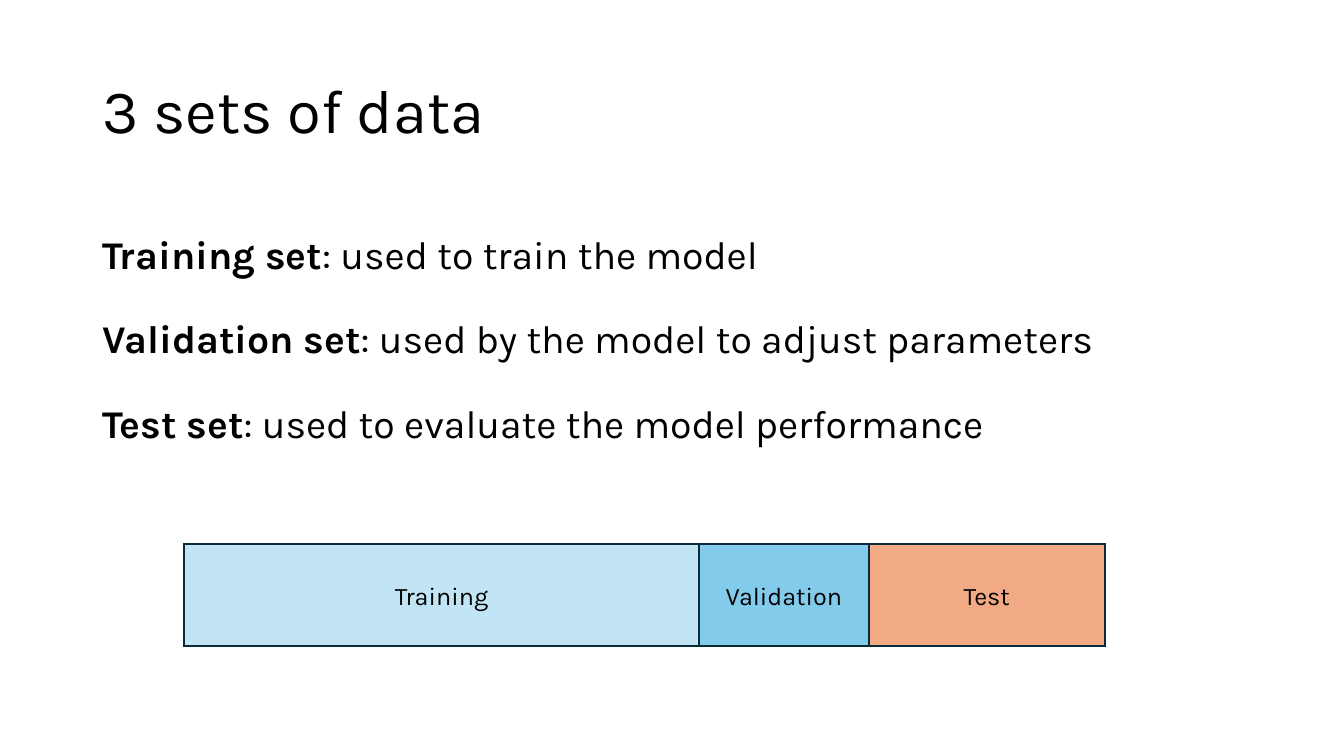
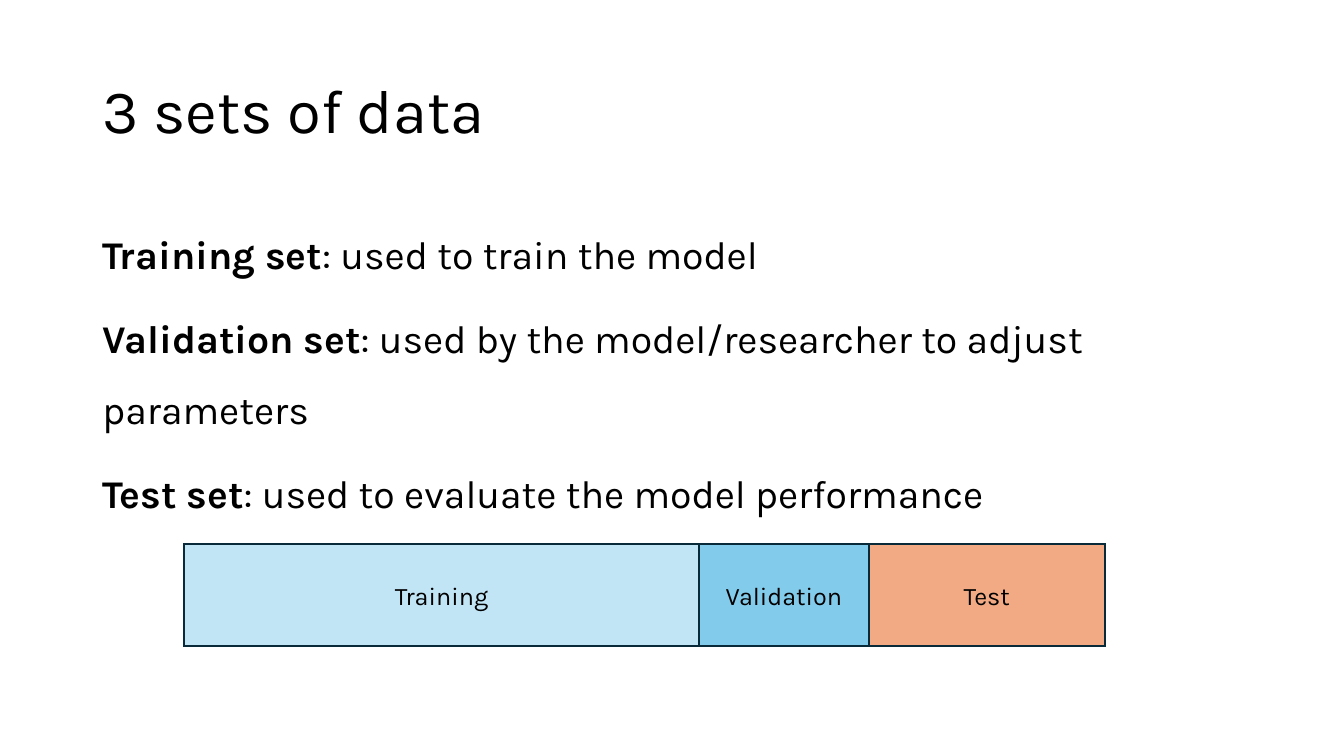
Before and after one commit to grantvagle/ml_methods_workshop, a slide deck: slide 29 of slides/02_model_eval_cv.pptx (slide 21 before the commit). Drawn at 1344x756 pixels with LibreOffice and Linux fonts; fonts in the diff are those of the drawing. Boxes give left, top, right and bottom in pixels: in the first picture for what was removed or moved away, otherwise in the second. Text is boxed around its words. In the diff, an @@ line names an element or a change of style, - is before the commit and + after.

```diff
--- a/slides/02_model_eval_cv.pptx
+++ b/slides/02_model_eval_cv.pptx
@@ text at [102,324,1083,434]: text changed @@
-Validation set: used by the model to adjust parameters
+Validation set: used by the model/researcher to adjust parameters
```
Also in this commit, not shown: 10 other slides changed, 14 slides added, 1 slide removed.
